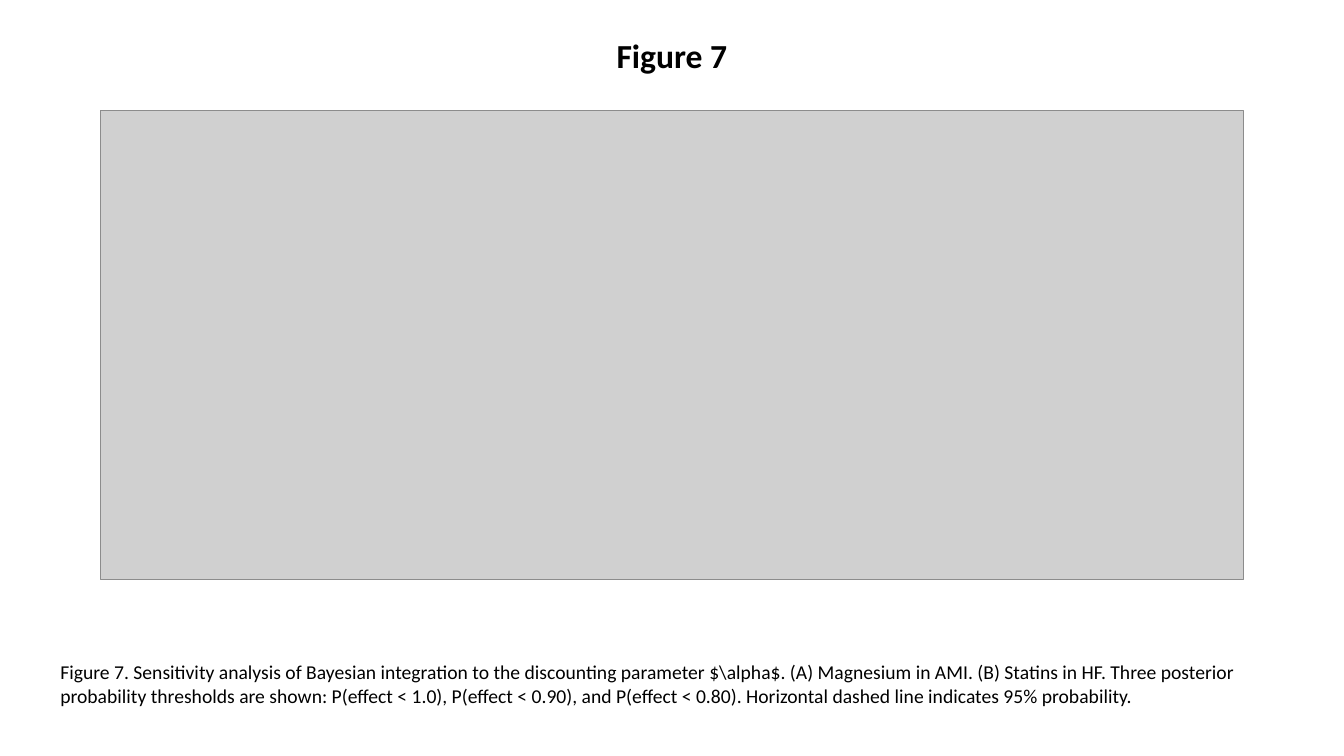
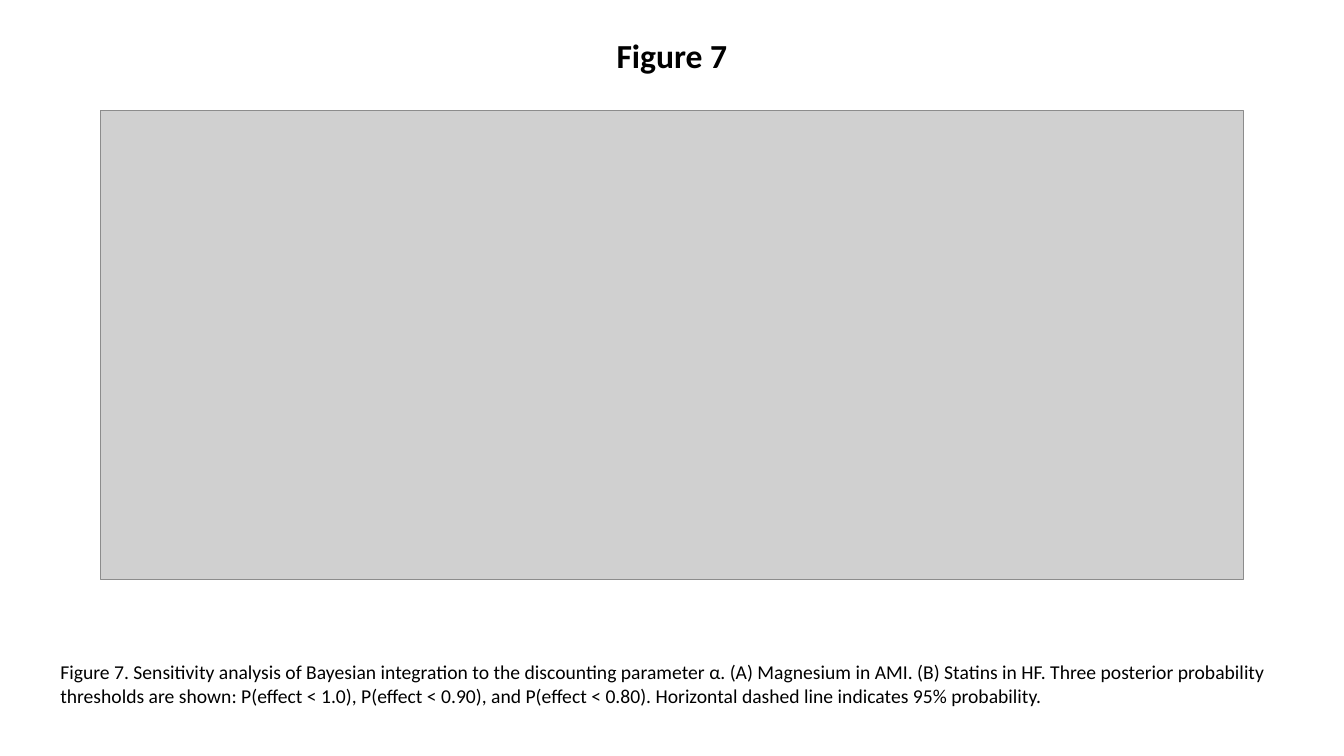
Before and after one commit to bougtoir/kotha-rct-decomposition, a slide deck: slide 7 of rct-decomposition/KOTHA_Framework_CCT_figures.pptx. Drawn at 1344x756 pixels with LibreOffice and Linux fonts; fonts in the diff are those of the drawing; grey boxes stand for pictures. Boxes give left, top, right and bottom in pixels: in the first picture for what was removed or moved away, otherwise in the second. Text is boxed around its words. In the diff, an @@ line names an element or a change of style, - is before the commit and + after.

```diff
--- a/rct-decomposition/KOTHA_Framework_CCT_figures.pptx
+++ b/rct-decomposition/KOTHA_Framework_CCT_figures.pptx
@@ text at (60, 665, 1264, 706): text changed @@
-Figure 7. Sensitivity analysis of Bayesian integration to the discounting parameter $\alpha$. (A) Magnesium in AMI. (B) Statins in HF. Three posterior probability thresholds are shown: P(effect < 1.0), P(effect < 0.90), and P(effect < 0.80). Horizontal dashed line indicates 95% probability.
+Figure 7. Sensitivity analysis of Bayesian integration to the discounting parameter α. (A) Magnesium in AMI. (B) Statins in HF. Three posterior probability thresholds are shown: P(effect < 1.0), P(effect < 0.90), and P(effect < 0.80). Horizontal dashed line indicates 95% probability.
```
Also in this commit, not shown: 2 other slides changed, 7 other files.
